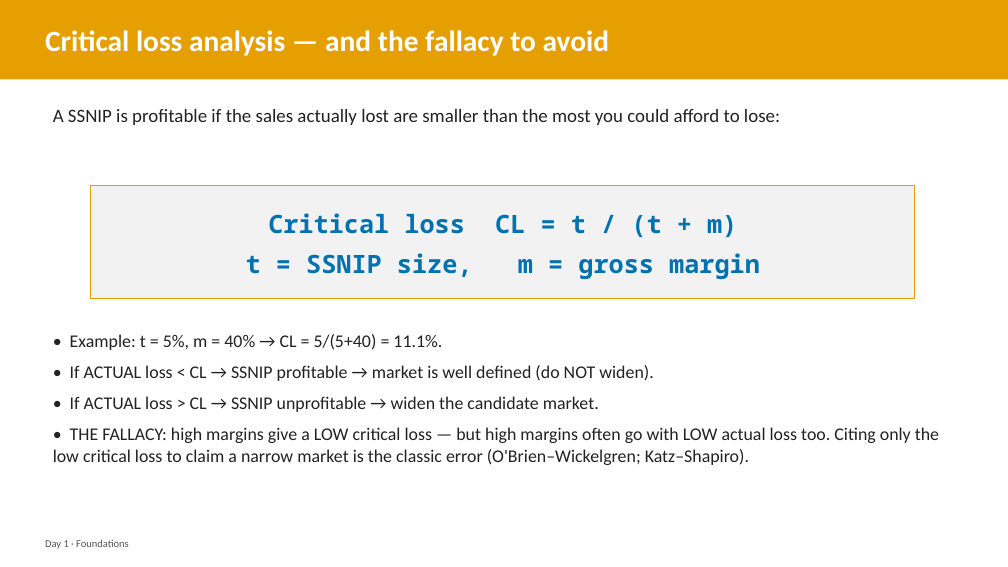
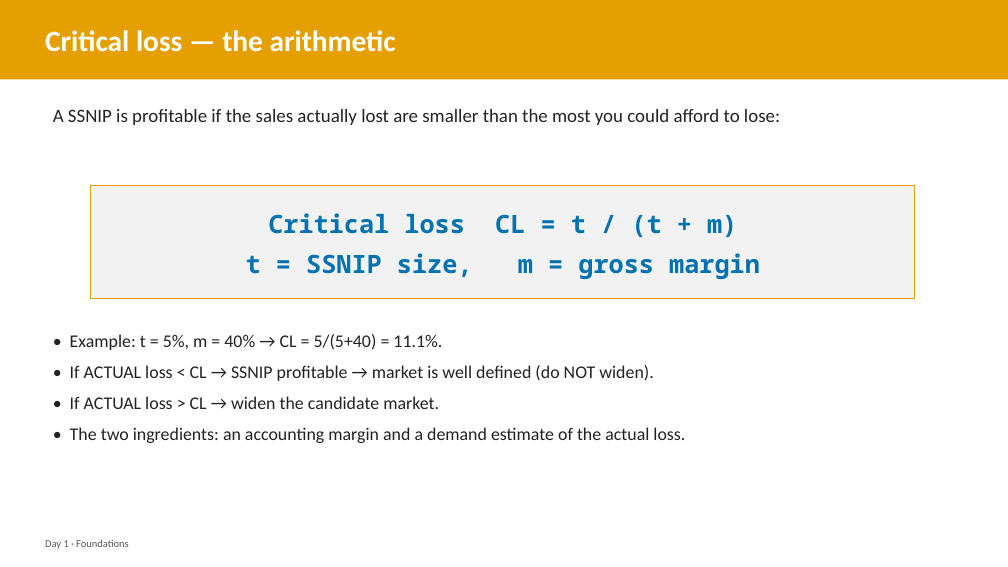
Before and after one commit to laurencehw/antitrust-methods, a slide deck: slide 29 of teaching/slides/day1_foundations.pptx (slide 15 before the commit). Drawn at 1008x567 pixels with LibreOffice and Linux fonts; fonts in the diff are those of the drawing. Boxes give left, top, right and bottom in pixels: in the first picture for what was removed or moved away, otherwise in the second. Text is boxed around its words. In the diff, an @@ line names an element or a change of style, - is before the commit and + after.

```diff
--- a/teaching/slides/day1_foundations.pptx
+++ b/teaching/slides/day1_foundations.pptx
@@ text at box(45, 30, 396, 52): text changed @@
-Critical loss analysis — and the fallacy to avoid
+Critical loss — the arithmetic
@@ text at box(70, 396, 685, 443): text changed @@
-• If ACTUAL loss > CL → SSNIP unprofitable → widen the candidate market.
-• THE FALLACY: high margins give a LOW critical loss — but high margins often go with LOW actual loss too. Citing only the low critical loss to claim a narrow market is the classic error (O'Brien–Wickelgren; Katz–Shapiro).
+• If ACTUAL loss > CL → widen the candidate market.
+• The two ingredients: an accounting margin and a demand estimate of the actual loss.
```
Also in this commit, not shown: 18 other slides changed, 28 slides added, 2 other files.
